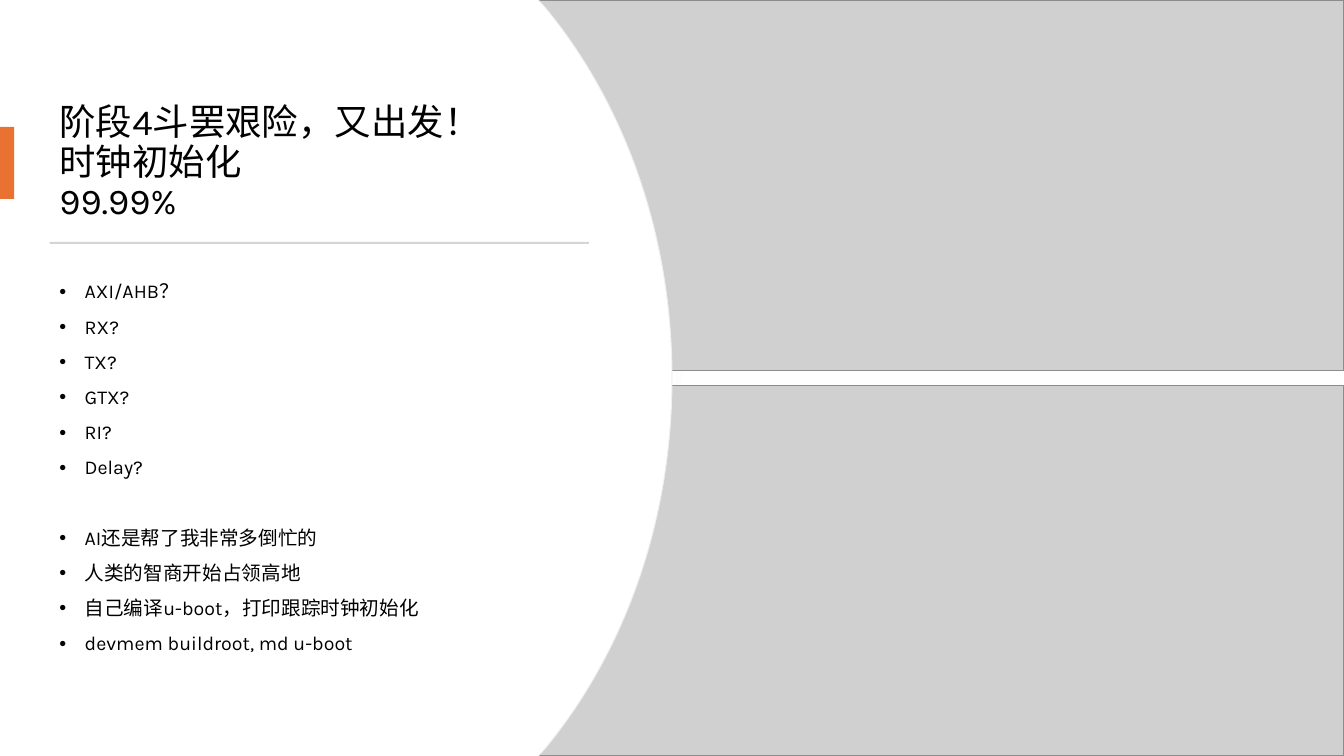
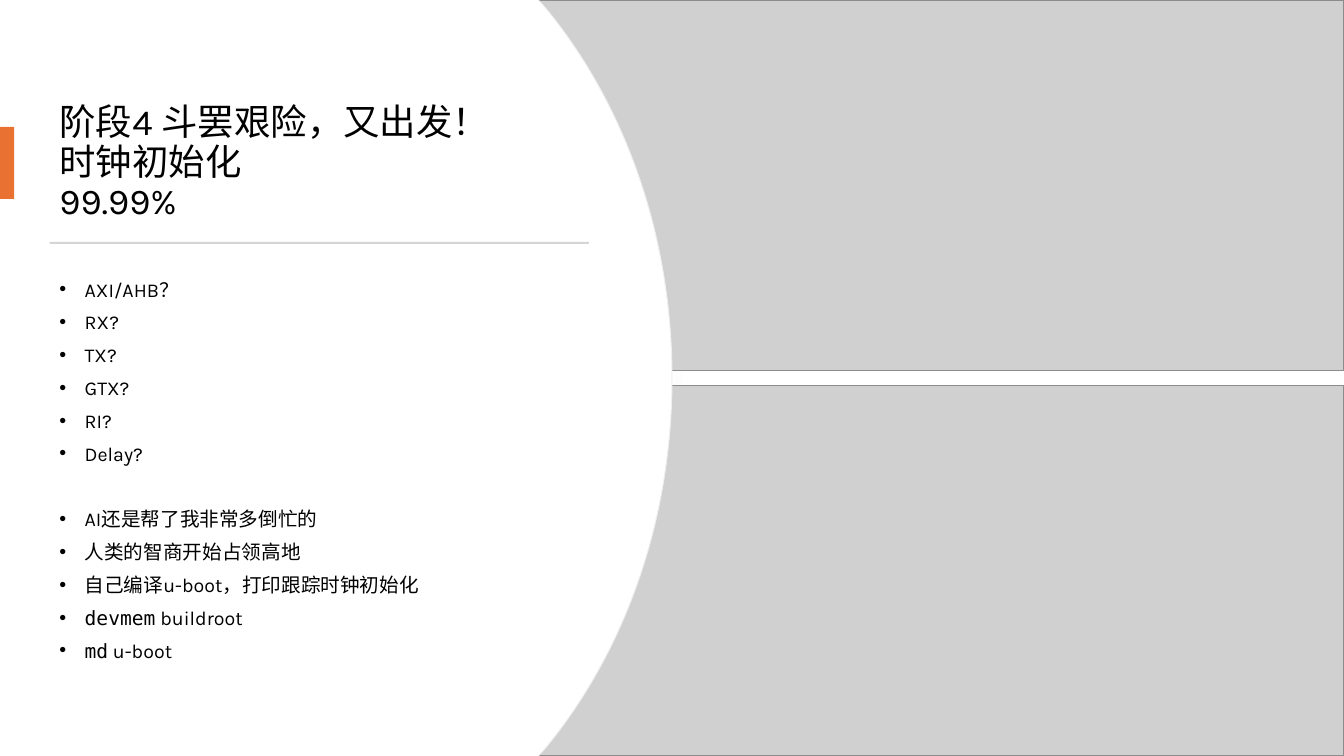
Before and after one commit to adamanteye/arceos-mingyang, a slide deck: slide 17 of 网卡驱动.pptx. Drawn at 1344x756 pixels with LibreOffice and Linux fonts; fonts in the diff are those of the drawing; grey boxes stand for pictures. Boxes give left, top, right and bottom in pixels: in the first picture for what was removed or moved away, otherwise in the second. Text is boxed around its words. In the diff, an @@ line names an element or a change of style, - is before the commit and + after.

```diff
--- a/网卡驱动.pptx
+++ b/网卡驱动.pptx
@@ title at [59,104,489,215]: spaces changed @@
-阶段4斗罢艰险，又出发！
-时钟初始化
-99.99%
+阶段4 斗罢艰险，又出发！
+时钟初始化
+99.99%
@@ text at [85,282,419,594]: line spacing 0.9 to 0.8 @@
@@ text at [85,610,242,659]: text changed @@
-• devmem buildroot, md u-boot
+• devmem buildroot
+• md u-boot
```
Also in this commit, not shown: 7 other slides changed.
